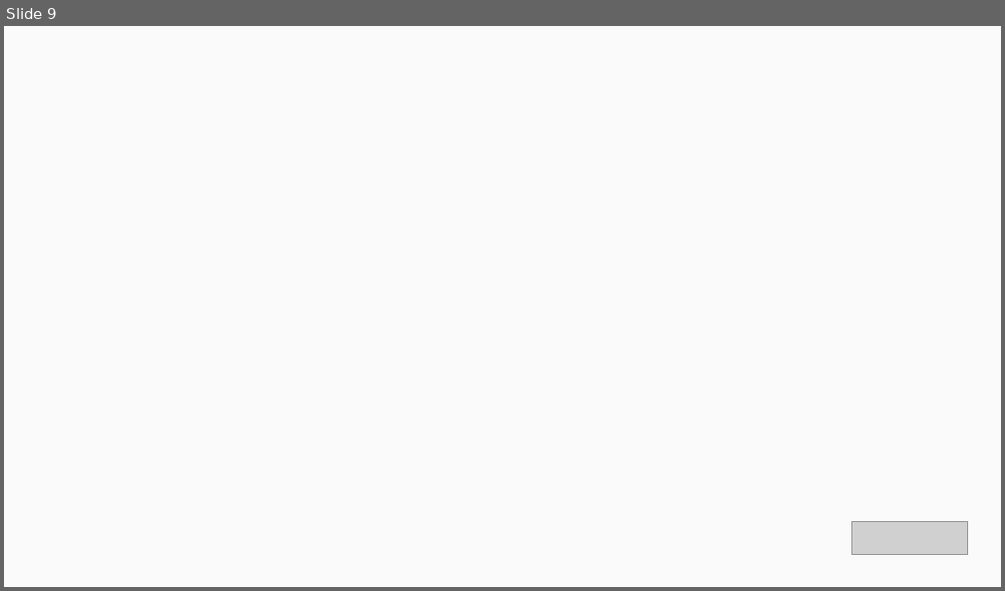
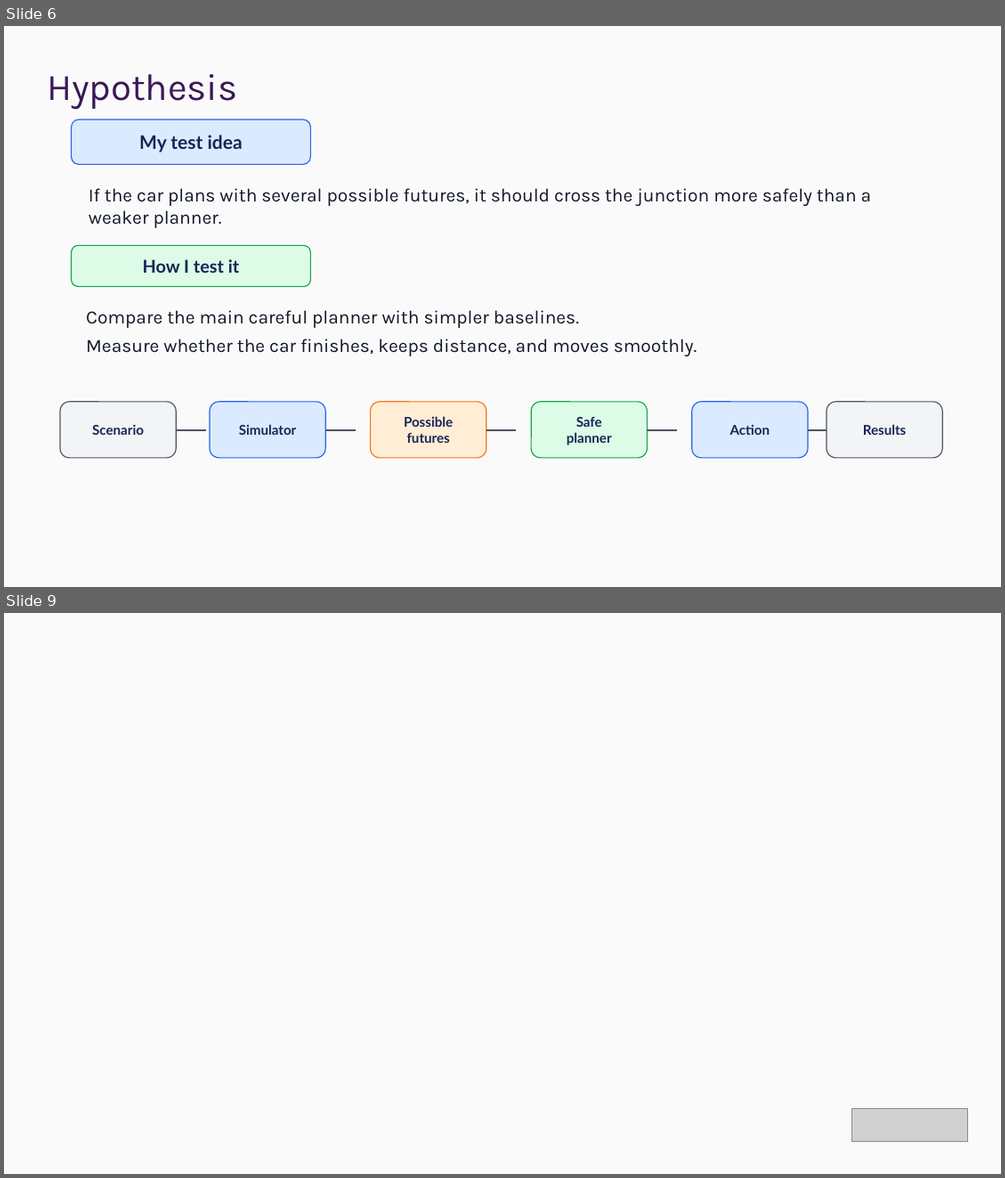
Before and after one commit to ChrisXiejq/Research-Project-IMLS, a slide deck: docs/presentation/ELEC0054 - Presentation template.pptx. Shown one above the other, each under a label of ours: slide 9 before the commit, slides 6 and 9 after it; the slides between them are not shown. The pictures are 1005x591 and 1005x1178 pixels, drawn with LibreOffice and Linux fonts; fonts in the diff are those of the drawing; grey boxes stand for pictures; background and template pictures are left out. Boxes give left, top, right and bottom in pixels: in the first picture for what was removed or moved away, otherwise in the second. Text is boxed around its words. In the diff, an @@ line names an element or a change of style, - is before the commit and + after.

```diff
--- a/docs/presentation/ELEC0054 - Presentation template.pptx
+++ b/docs/presentation/ELEC0054 - Presentation template.pptx
@@ slide 6 added at box(4, 26, 1001, 587), background #FAFAFA @@
@@ title added at box(47, 74, 237, 110), 36 pt, text #3A1857 @@
+Hypothesis
@@ rounded rectangle added at box(72, 119, 310, 164), fill #DBEAFE, outline #2563EB 1 pt, 18 pt, text #172554, bold @@
+My test idea
@@ text added at box(89, 188, 872, 228), 18 pt, text #111827 @@
+If the car plans with several possible futures, it should cross the junction more safely than a weaker planner.
@@ rounded rectangle added at box(72, 245, 310, 286), fill #DCFCE7, outline #16A34A 1 pt, 17 pt, text #172554, bold @@
+How I test it
@@ text added at box(86, 310, 697, 356), 18 pt, text #111827 @@
+Compare the main careful planner with simpler baselines.
+Measure whether the car finishes, keeps distance, and moves smoothly.
@@ rounded rectangle added at box(60, 402, 176, 458), fill #F3F4F6, outline #4B5563 1 pt, 13 pt, text #172554, bold @@
+Scenario
@@ rounded rectangle added at box(210, 402, 325, 458), fill #DBEAFE, outline #2563EB 1 pt, 13 pt, text #172554, bold @@
+Simulator
@@ rounded rectangle added at box(371, 402, 486, 458), fill #FFEDD5, outline #F97316 1 pt, 13 pt, text #172554, bold @@
+Possible
+futures
@@ rounded rectangle added at box(531, 402, 647, 458), fill #DCFCE7, outline #16A34A 1 pt, 13 pt, text #172554, bold @@
+Safe
+planner
@@ rounded rectangle added at box(692, 402, 808, 458), fill #DBEAFE, outline #2563EB 1 pt, 13 pt, text #172554, bold @@
+Action
@@ rounded rectangle added at box(826, 402, 942, 458), fill #F3F4F6, outline #4B5563 1 pt, 13 pt, text #172554, bold @@
+Results
@@ line added from (176, 430) to (206, 430), #4B5563 2 pt @@
@@ line added from (325, 430) to (356, 430), #4B5563 2 pt @@
@@ line added from (486, 430) to (517, 430), #4B5563 2 pt @@
@@ line added from (647, 430) to (677, 430), #4B5563 2 pt @@
@@ line added from (808, 430) to (838, 430), #4B5563 2 pt @@
```
Also in this commit, not shown: 5 slides changed, 2 other slides added, 3 slides removed, 16 other files.
